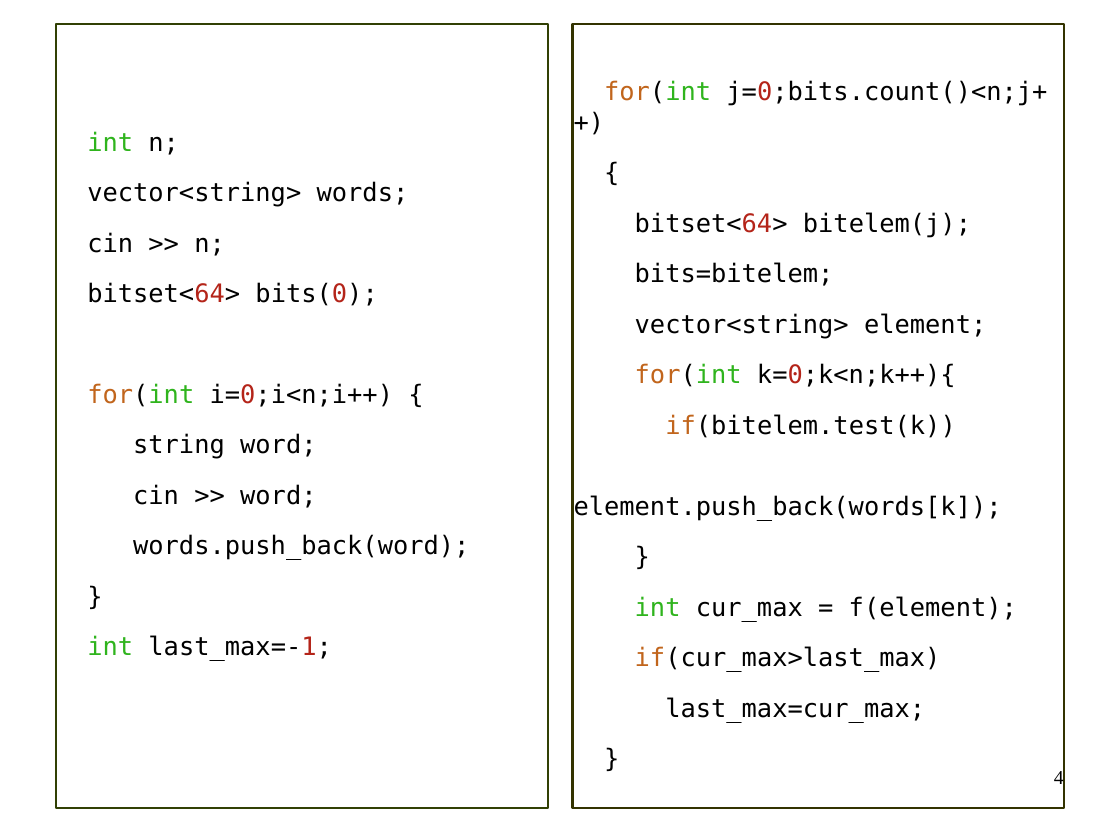
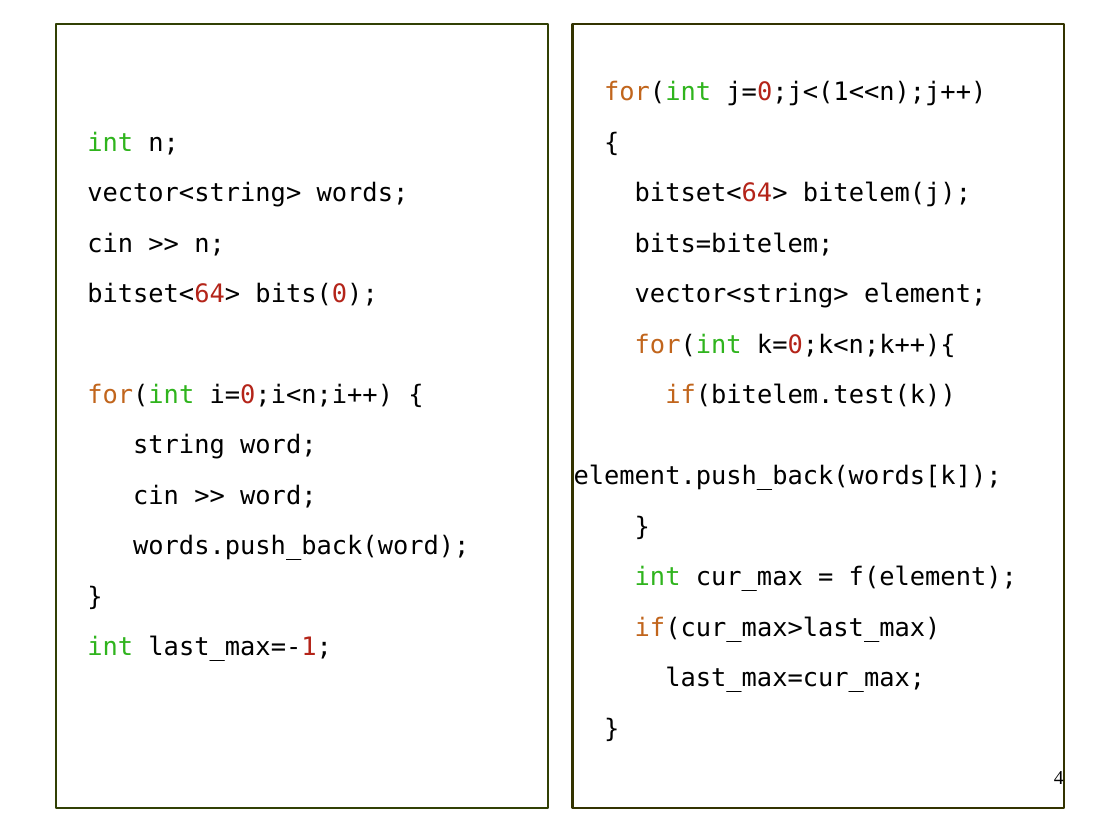
Before and after one commit to gritsulyak/School, a slide deck: slide 4 of 5/bagwords.odp. Drawn at 1120x840 pixels with LibreOffice and Linux fonts; fonts in the diff are those of the drawing. Boxes give left, top, right and bottom in pixels: in the first picture for what was removed or moved away, otherwise in the second. Text is boxed around its words. In the diff, an @@ line names an element or a change of style, - is before the commit and + after.

Commit message:
fix slides and code

```diff
--- a/5/bagwords.odp
+++ b/5/bagwords.odp
@@ text at bbox=[604, 80, 986, 106]: text changed @@
-for(int j=0;bits.count()<n;j++)
+for(int j=0;j<(1<<n);j++)
```
Also in this commit, not shown: 3 other files.
